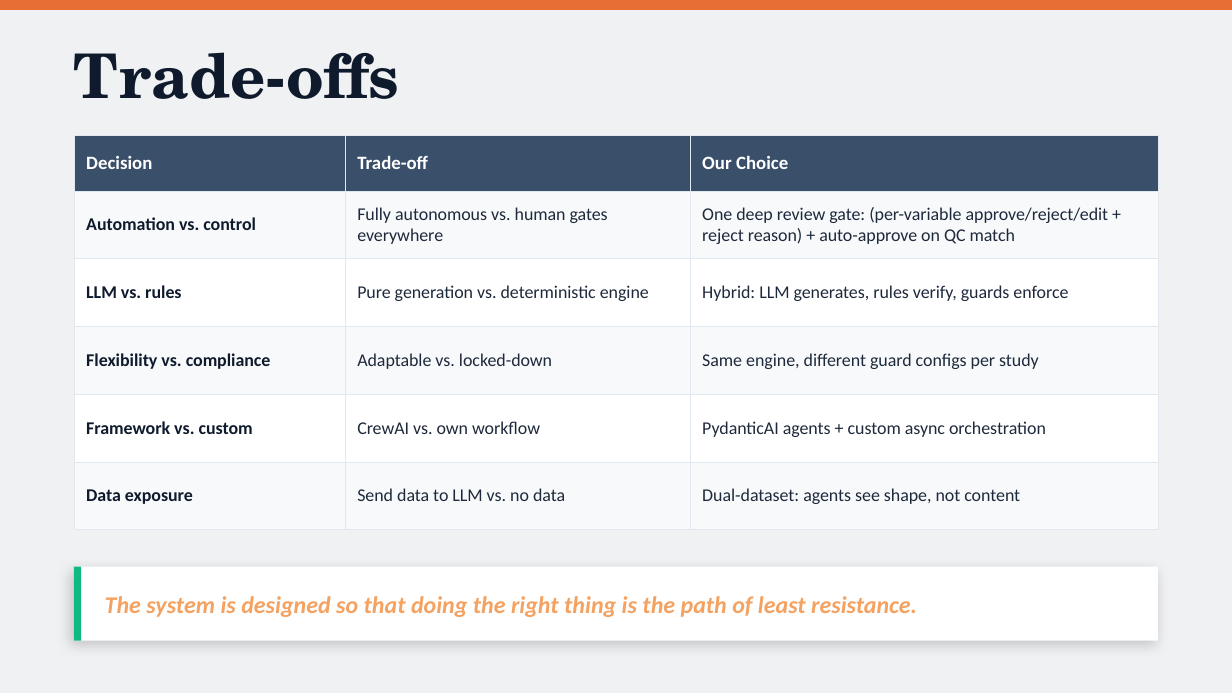
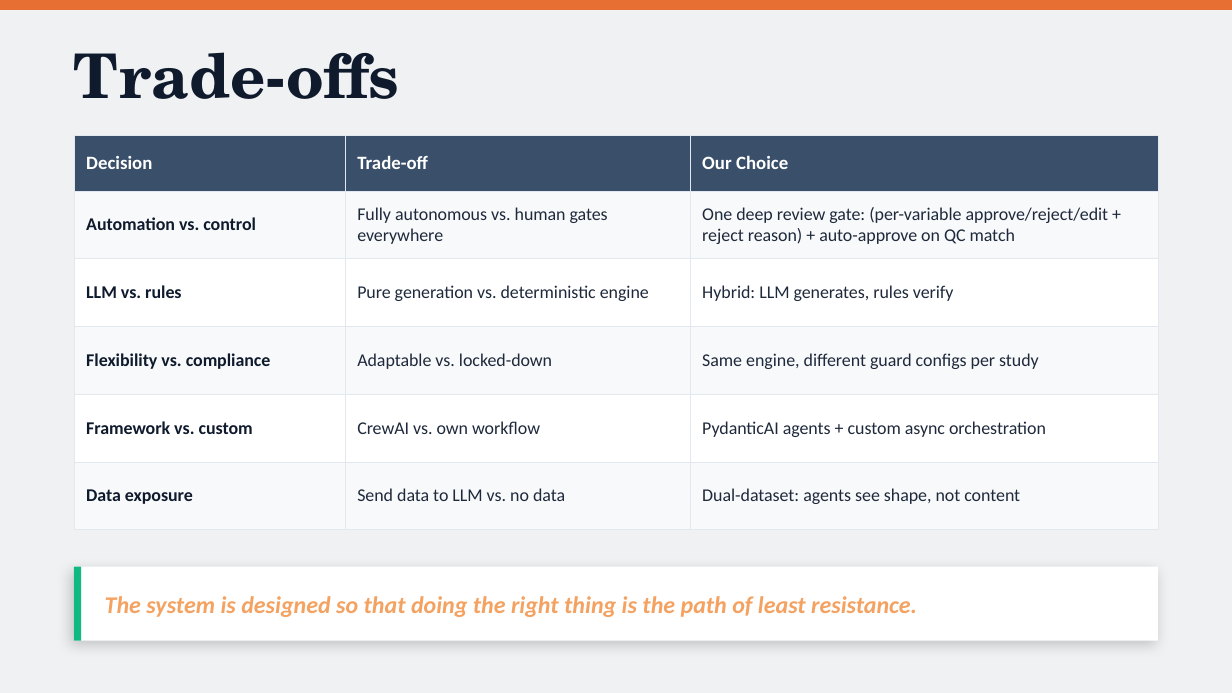
Before and after one commit to matt-grain/pharma-derive, a slide deck: slide 17 of presentation/CDDE_Presentation.pptx (slide 14 before the commit). Drawn at 1232x693 pixels with LibreOffice and Linux fonts; fonts in the diff are those of the drawing. Boxes give left, top, right and bottom in pixels: in the first picture for what was removed or moved away, otherwise in the second. Text is boxed around its words. In the diff, an @@ line names an element or a change of style, - is before the commit and + after.

```diff
--- a/presentation/CDDE_Presentation.pptx
+++ b/presentation/CDDE_Presentation.pptx
@@ table at (74,136,1158,530) @@
-row 3, column 3: Hybrid: LLM generates, rules verify, guards enforce
+row 3, column 3: Hybrid: LLM generates, rules verify
```
Also in this commit, not shown: 12 other slides changed, 1 slide added, 1 other file.
